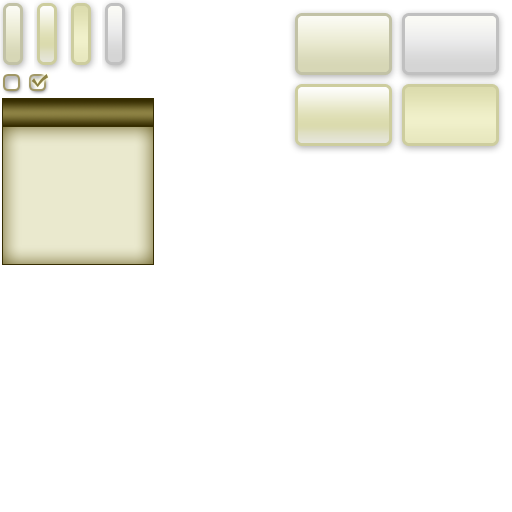
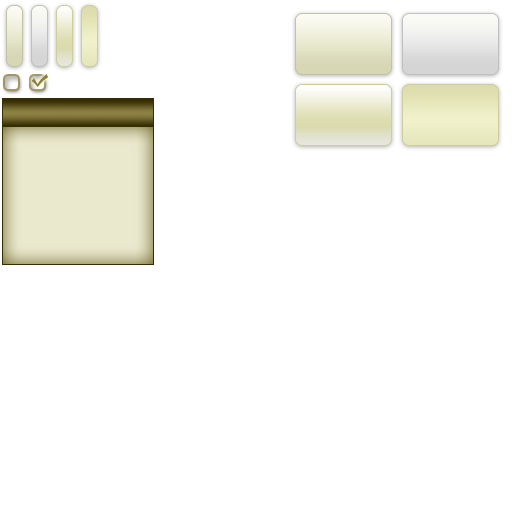
Revision of a layered (512, 512) image; what changed, layer by layer:
renamed "光栅化" to "光栅化old", hid it over left=0, top=0, right=132, bottom=73
added layer "光栅化" in group "按钮" over left=2, top=2, right=102, bottom=72
moved "正常" above "禁用" over left=295, top=13, right=392, bottom=75
moved "悬停" above "按下" over left=295, top=84, right=392, bottom=146
